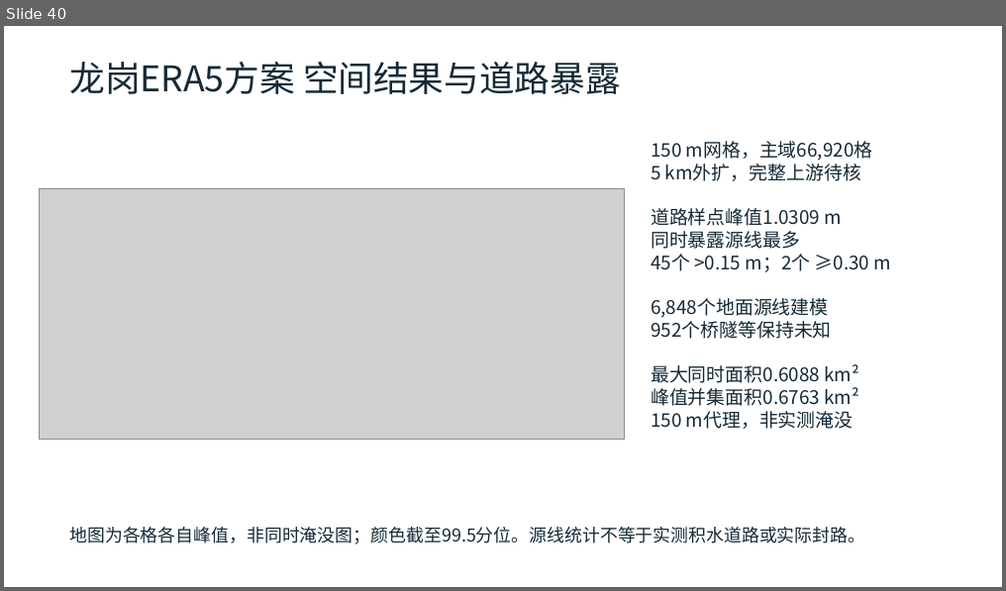
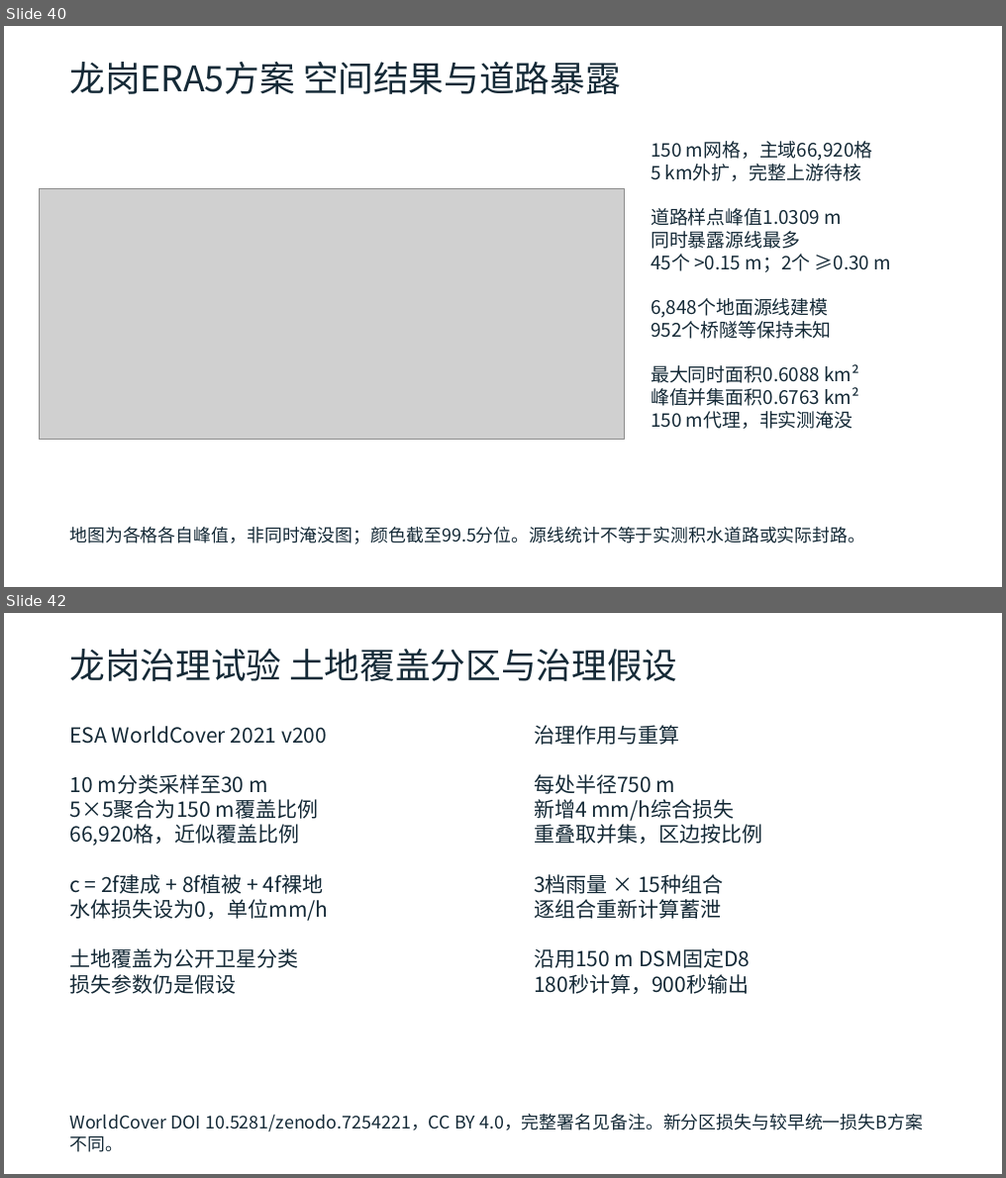
Before and after one commit to zhzhzh666/jiaotong, a slide deck: docs/deliverables/开题与阶段进展汇报.pptx. Shown one above the other, each under a label of ours: slide 40 before the commit, slides 40 and 42 after it; the slides between them are not shown. The pictures are 1006x591 and 1006x1178 pixels, drawn with LibreOffice and Linux fonts; fonts in the diff are those of the drawing; grey boxes stand for pictures. Boxes give left, top, right and bottom in pixels: in the first picture for what was removed or moved away, otherwise in the second. Text is boxed around its words. In the diff, an @@ line names an element or a change of style, - is before the commit and + after.

```diff
--- a/docs/deliverables/开题与阶段进展汇报.pptx
+++ b/docs/deliverables/开题与阶段进展汇报.pptx
@@ slide 42 added at (4, 613, 1002, 1174), background #FFFFFF @@
@@ text added at (69, 649, 677, 681), 34 pt, text #142936 @@
+龙岗治理试验 土地覆盖分区与治理假设
@@ text added at (69, 726, 328, 994), 20 pt, text #142936 @@
+ESA WorldCover 2021 v200
+10 m分类采样至30 m
+5×5聚合为150 m覆盖比例
+66,920格，近似覆盖比例
+c = 2f建成 + 8f植被 + 4f裸地
+水体损失设为0，单位mm/h
+土地覆盖为公开卫星分类
+损失参数仍是假设
@@ text added at (534, 725, 762, 994), 20 pt, text #142936 @@
+治理作用与重算
+每处半径750 m
+新增4 mm/h综合损失
+重叠取并集，区边按比例
+3档雨量 × 15种组合
+逐组合重新计算蓄泄
+沿用150 m DSM固定D8
+180秒计算，900秒输出
@@ text added at (69, 1114, 923, 1153), 17 pt, text #142936 @@
+WorldCover DOI 10.5281/zenodo.7254221，CC BY 4.0，完整署名见备注。新分区损失与较早统一损失B方案不同。
```
Also in this commit, not shown: 9 slides changed, 6 other slides added, 18 other files.
